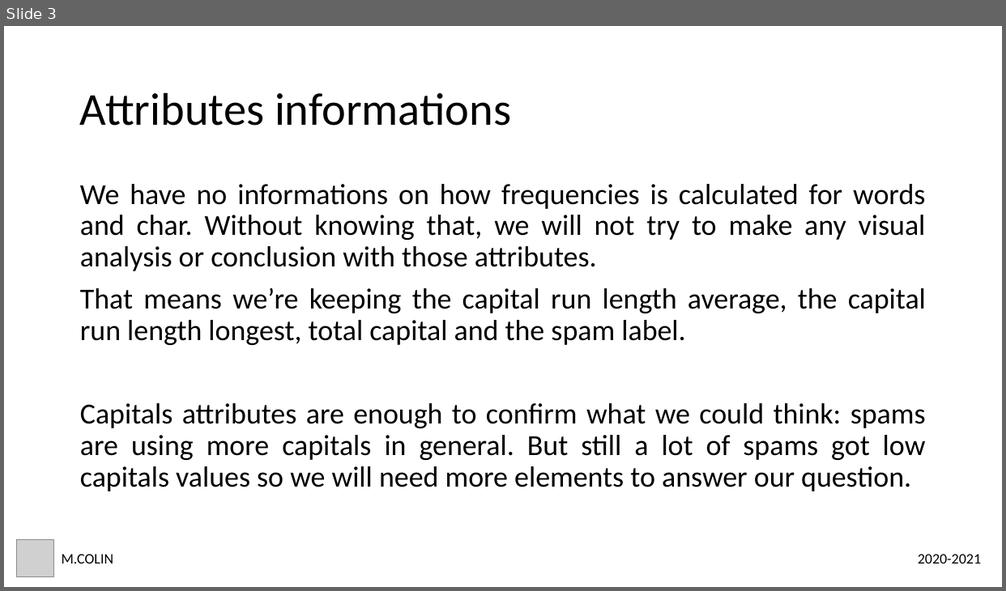
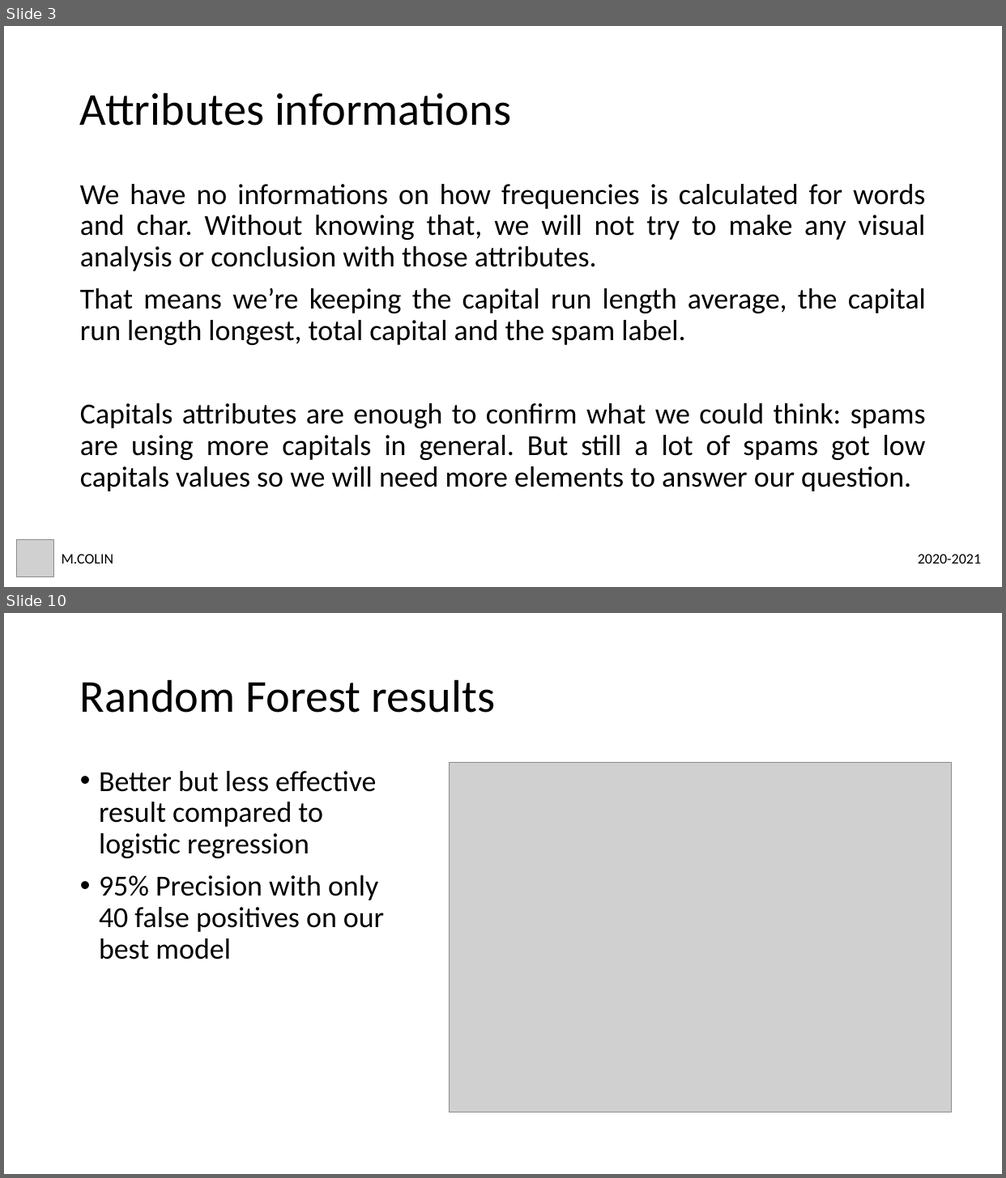
Before and after one commit to mattcln/Spambase-dataset, a slide deck: Spambase analysis.pptx. Shown one above the other, each under a label of ours: slide 3 before the commit, slides 3 and 10 after it; the slides between them are not shown. The pictures are 1006x591 and 1006x1178 pixels, drawn with LibreOffice and Linux fonts; fonts in the diff are those of the drawing; grey boxes stand for pictures. Boxes give left, top, right and bottom in pixels: in the first picture for what was removed or moved away, otherwise in the second. Text is boxed around its words. In the diff, an @@ line names an element or a change of style, - is before the commit and + after.

```diff
--- a/Spambase analysis.pptx
+++ b/Spambase analysis.pptx
@@ slide 10 added at <box>4,613,1002,1174</box>, background #FFFFFF @@
@@ title added at <box>80,679,496,713</box>, 44 pt, text #000000 @@
+Random Forest results
@@ text added at <box>99,771,384,960</box>, 28 pt, text #000000 @@
+• Better but less effective result compared to logistic regression
+• 95% Precision with only 40 false positives on our best model
@@ picture added at <box>450,763,952,1113</box> @@
```
Also in this commit, not shown: 2 slides changed, 4 other slides added, 1 other file.
